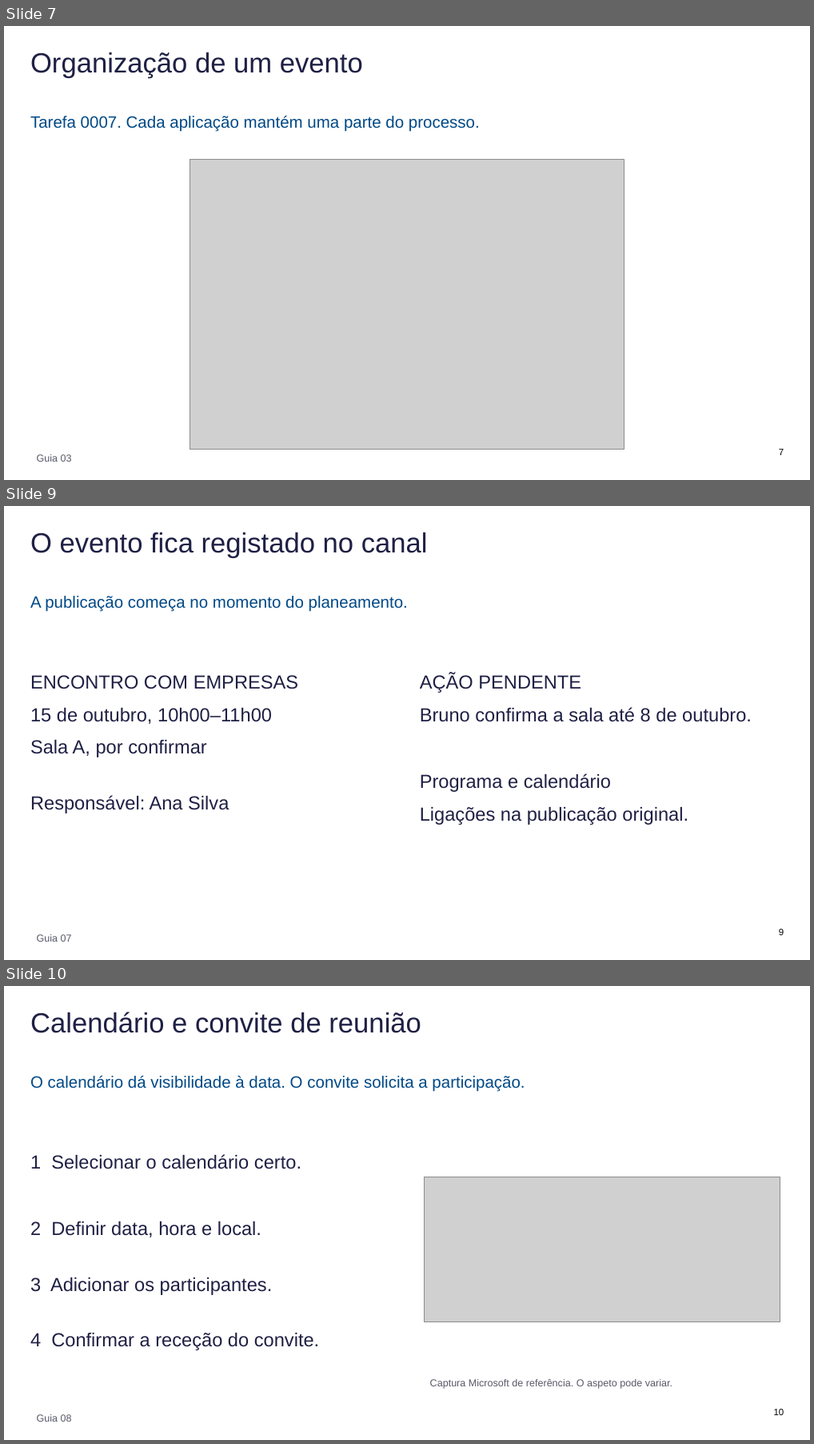
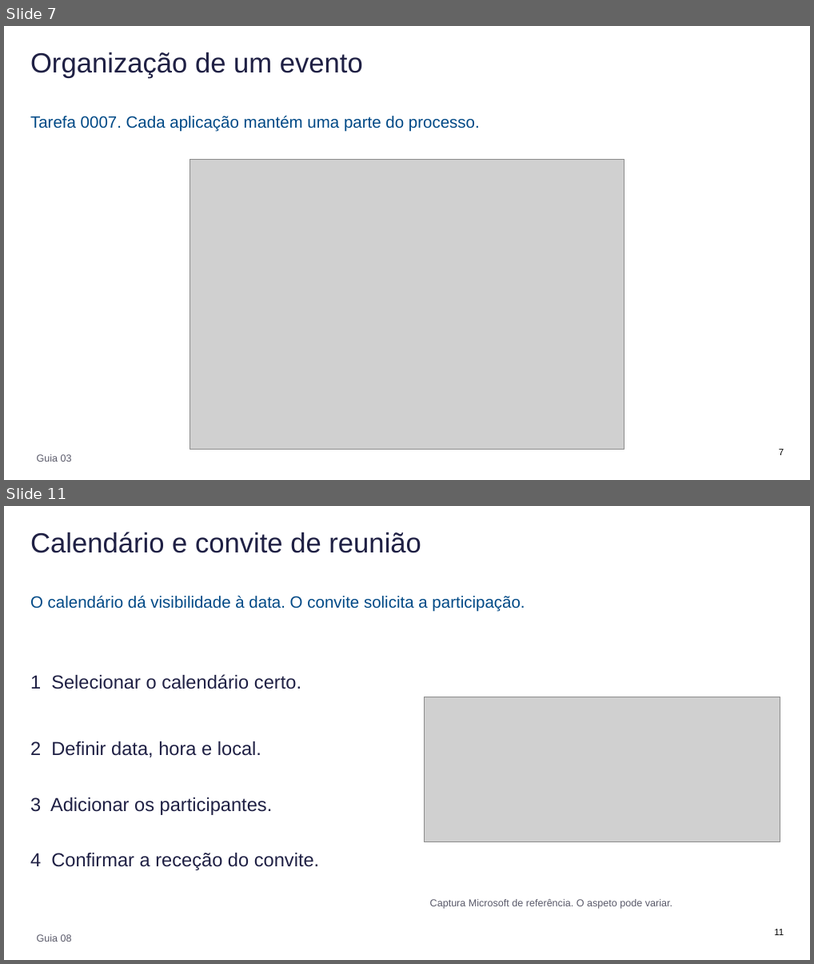
Before and after one commit to mpspmf/AIP-Tuturials, a slide deck: ASTRA/AIP_Apresentacao.pptx. Shown one above the other, each under a label of ours: slides 7, 9 and 10 before the commit, slides 7 and 11 after it; the slides between them are not shown. The pictures are 814x1444 and 814x964 pixels, drawn with LibreOffice and Linux fonts; fonts in the diff are those of the drawing; grey boxes stand for pictures. Boxes give left, top, right and bottom in pixels: in the first picture for what was removed or moved away, otherwise in the second. Text is boxed around its words. In the diff, an @@ line names an element or a change of style, - is before the commit and + after.

```diff
--- a/ASTRA/AIP_Apresentacao.pptx
+++ b/ASTRA/AIP_Apresentacao.pptx
@@ slide 9 removed at [4,506,810,960], background #FFFFFF @@
@@ title removed at [30,532,428,558] @@
-O evento fica registado no canal
@@ text removed at [30,596,408,612] @@
-A publicação começa no momento do planeamento.
@@ text removed at [420,673,752,824] @@
-AÇÃO PENDENTE
-Bruno confirma a sala até 8 de outubro.
-Programa e calendário
-Ligações na publicação original.
@@ text removed at [30,675,298,813] @@
-ENCONTRO COM EMPRESAS
-15 de outubro, 10h00–11h00
-Sala A, por confirmar
-Responsável: Ana Silva
@@ text removed at [37,934,72,941] @@
-Guia 07
@@ page number removed at [779,928,784,935] @@
-9
@@ what was slide 10 is now slide 11 @@
@@ page number at [774,928,784,935]: text changed @@
-10
+11
```
Also in this commit, not shown: 1 slide changed, 13 slides added, 7 other slides removed, 6 other files.
